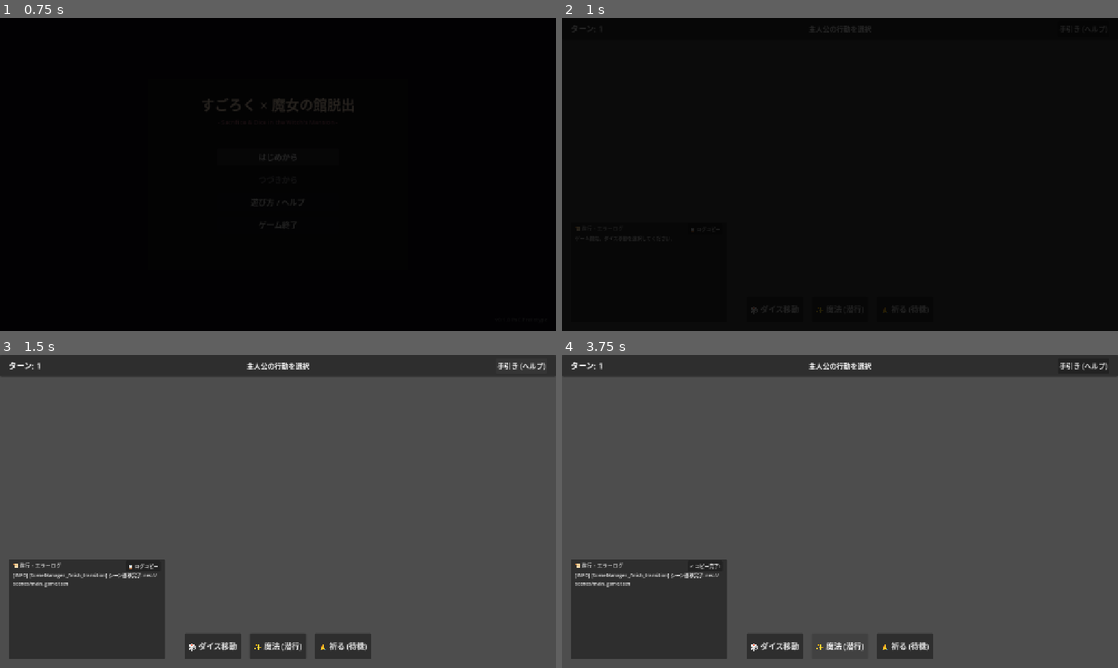
Above: before the commit, frames 1-4 (two rows, left to right).
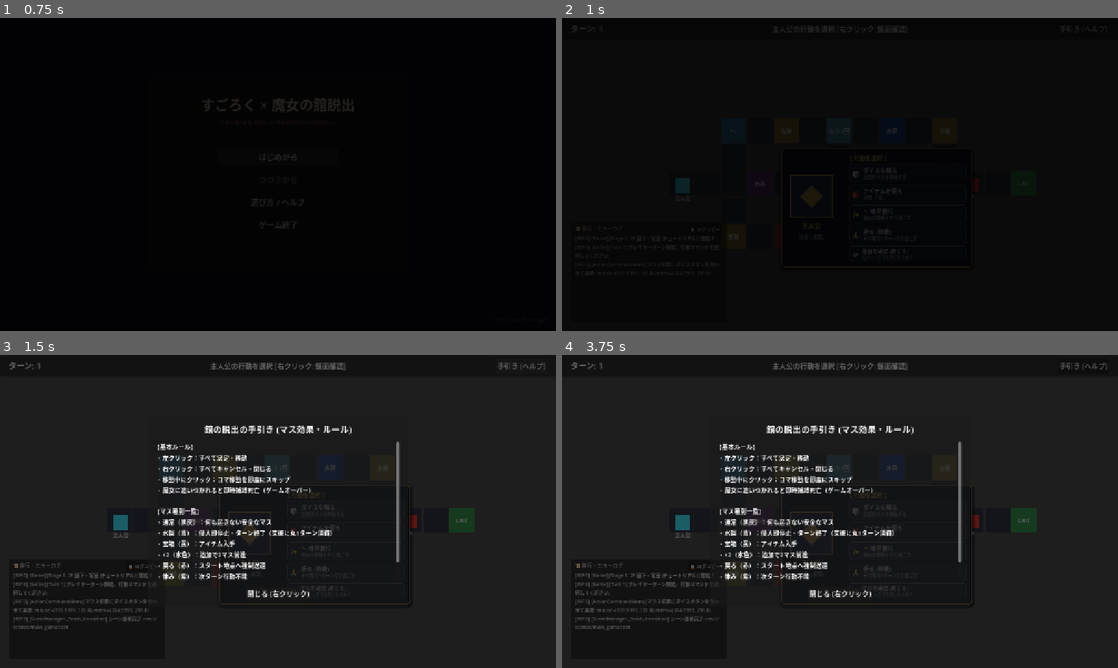
Above: after the commit, the same moments.

Repository: mkf58/sugoroku_dassyutu
Game: Godot game, scene res://scenes/title_screen.tscn
Two runs of this game, one before a commit and one after it. Both use one fixed random seed, a clock stepped at 60 frames per second and the inputs below.
Inputs (mouse positions are in pixels of both pictures, inside the frame that each line leads up to; where the layout moved, square brackets give the same spot in the first picture):
- Up to frame 1 (0.75 s): click "はじめから" at 0.5 s
- Up to frame 2 (1 s): no input
- Up to frame 3 (1.5 s): click "手引き (ヘルプ)" at 1.25 s
- Up to frame 4 (3.75 s): click (906, 511) [773, 646] at 2 s; click "📋 ログコピー" at 2.75 s; click (906, 552) [840, 646] at 3.5 s

Frame 1 is identical in both runs. In frame 2, 0.3% of the frame differs, in the area x 15-70%, y 2-95%; in frame 3, 95%; in frame 4, 96%, in the area x 0-100%, y 0-100%.
Error before the commit: Parse Error: Identifier "has_pending_roll_again" not declared in the current scope. (res://src/main_game.gd:89)

Commit message:
fix(test): has_pending_roll_again宣言の追加、TestCaseへのassert_null/assert_not_nullの追加、CIタイムアウト設定

Diff:
--- a/実装コード/src/main_game.gd
+++ b/実装コード/src/main_game.gd
@@ -23,6 +23,7 @@
 var has_dragged_camera: bool = false
 var pending_additional_steps: int = 0
 var has_pending_additional_move: bool = false
+var has_pending_roll_again: bool = false
 var inventory: Array[Dictionary] = []
 var current_stage_data: StageData = null
 
--- a/実装コード/tests/test_case.gd
+++ b/実装コード/tests/test_case.gd
@@ -41,3 +41,21 @@
         var msg = "FAIL: %s (Expected NOT %s, got %s)" % [message, str(expected), str(actual)]
         failures.append(msg)
         printerr(msg)
+
+func assert_null(actual, message: String = "") -> void:
+    if actual == null:
+        passed_count += 1
+    else:
+        failed_count += 1
+        var msg = "FAIL: %s (Expected null, got %s)" % [message, str(actual)]
+        failures.append(msg)
+        printerr(msg)
+
+func assert_not_null(actual, message: String = "") -> void:
+    if actual != null:
+        passed_count += 1
+    else:
+        failed_count += 1
+        var msg = "FAIL: %s (Expected NOT null, got null)" % message
+        failures.append(msg)
+        printerr(msg)
Not shown, changed: .github/workflows/ci.yml
